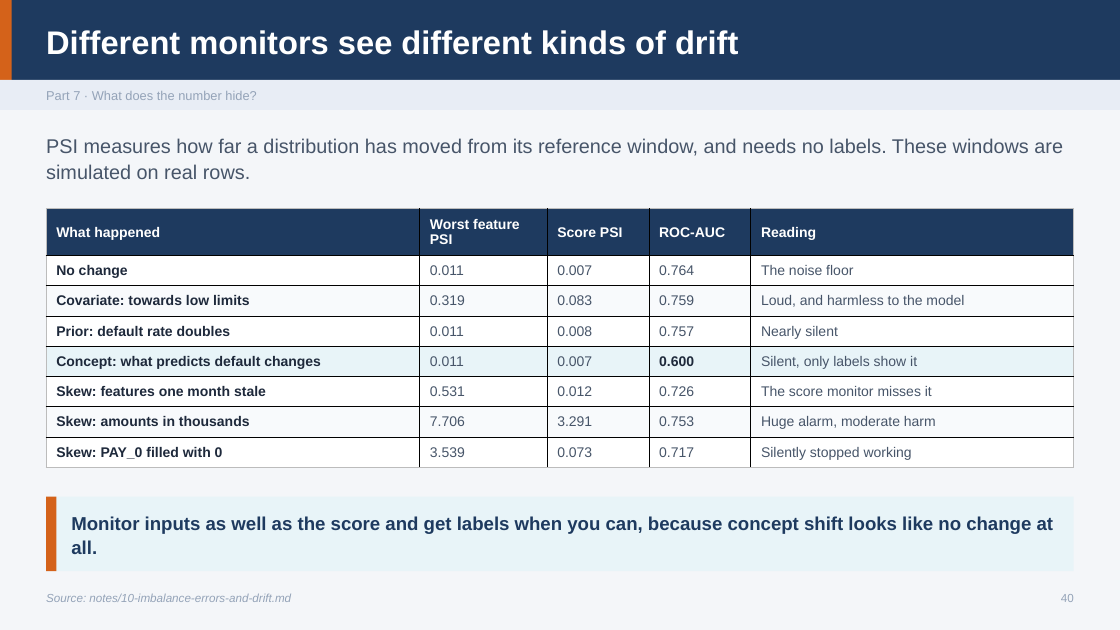
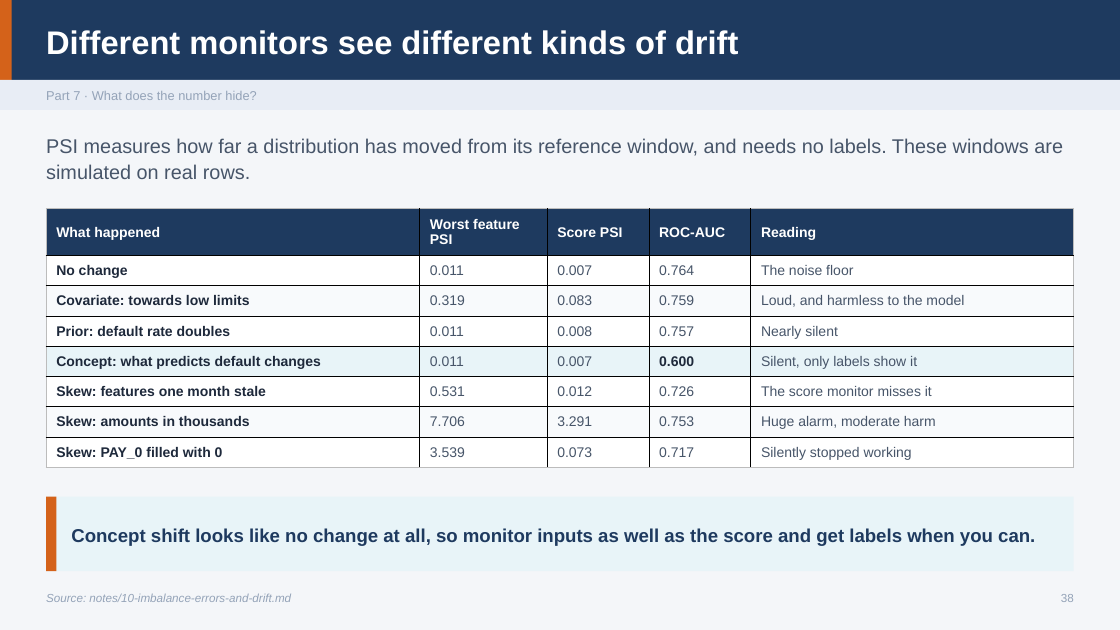
Before and after one commit to ramseywise/learn-ai-engineering, a slide deck: slide 38 of data-science/01-classical-ml/slides/classical-ml.pptx (slide 40 before the commit). Drawn at 1120x630 pixels with LibreOffice and Linux fonts; fonts in the diff are those of the drawing. Boxes give left, top, right and bottom in pixels: in the first picture for what was removed or moved away, otherwise in the second. Text is boxed around its words. In the diff, an @@ line names an element or a change of style, - is before the commit and + after.

```diff
--- a/data-science/01-classical-ml/slides/classical-ml.pptx
+++ b/data-science/01-classical-ml/slides/classical-ml.pptx
@@ text at box(71, 528, 1035, 546): text changed @@
-Monitor inputs as well as the score and get labels when you can, because concept shift looks like no change at all.
+Concept shift looks like no change at all, so monitor inputs as well as the score and get labels when you can.
@@ text at box(1061, 594, 1074, 602): text changed @@
-40
+38
```
Also in this commit, not shown: 42 other slides changed, 1 slide added, 2 slides removed, 36 other files.
